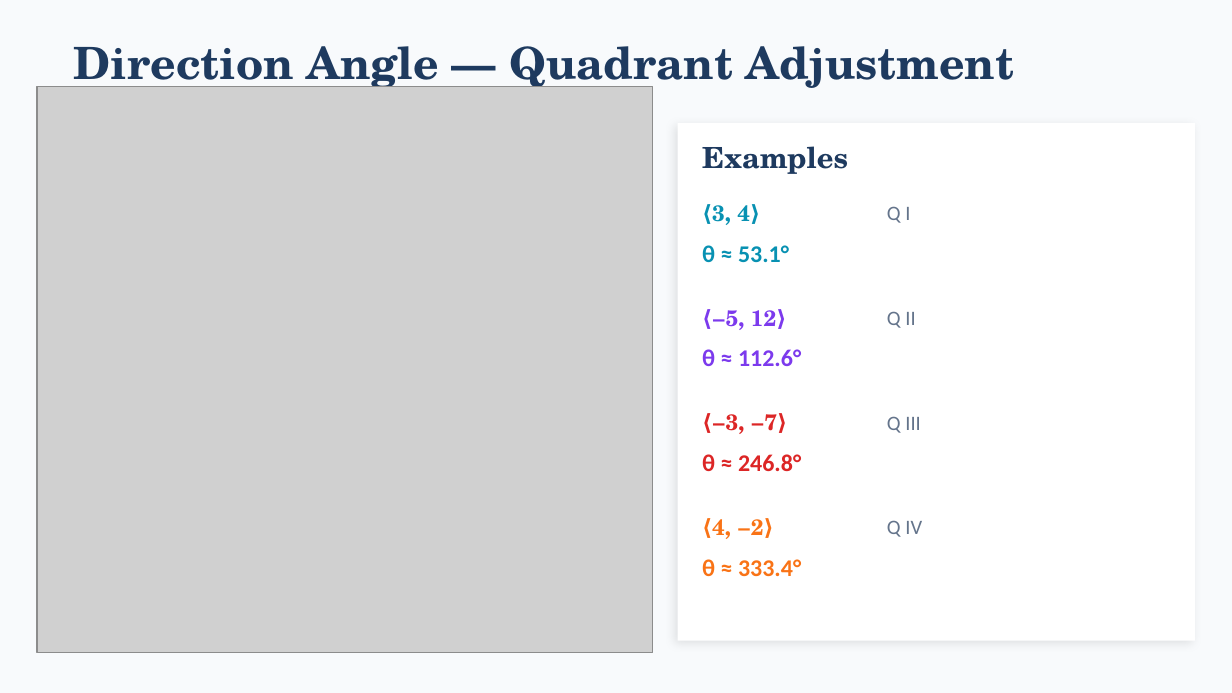
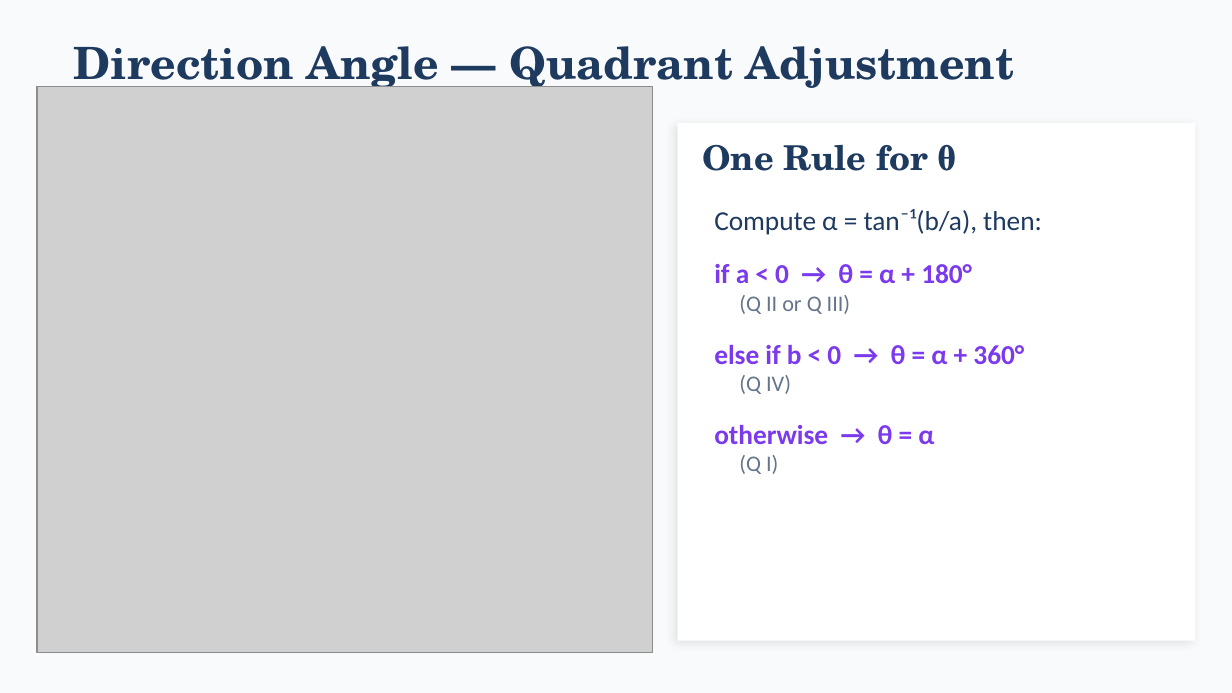
Before and after one commit to andrewhvolk/andrewhvolk.github.io, a slide deck: slide 9 of slides/Math130Unit3D.pptx. Drawn at 1232x693 pixels with LibreOffice and Linux fonts; fonts in the diff are those of the drawing; grey boxes stand for pictures. Boxes give left, top, right and bottom in pixels: in the first picture for what was removed or moved away, otherwise in the second. Text is boxed around its words. In the diff, an @@ line names an element or a change of style, - is before the commit and + after.

```diff
--- a/slides/Math130Unit3D.pptx
+++ b/slides/Math130Unit3D.pptx
@@ text at (x1=702, y1=144, x2=957, y2=171): text changed; size 17 to 20 pt @@
-Examples
+One Rule for θ
@@ text removed at (x1=712, y1=205, x2=750, y2=225) @@
-⟨3, 4⟩
@@ text added at (x1=714, y1=209, x2=1042, y2=474), 16 pt, text #7C3AED @@
+Compute α = tan⁻¹(b/a), then:
+if a < 0 → θ = α + 180°
+(Q II or Q III)
+else if b < 0 → θ = α + 360°
+(Q IV)
+otherwise → θ = α
+(Q I)
@@ text removed at (x1=887, y1=206, x2=910, y2=223) @@
-Q I
@@ text removed at (x1=702, y1=245, x2=789, y2=262) @@
-θ ≈ 53.1°
@@ text removed at (x1=712, y1=310, x2=776, y2=330) @@
-⟨−5, 12⟩
@@ text removed at (x1=887, y1=311, x2=915, y2=328) @@
-Q II
@@ text removed at (x1=702, y1=349, x2=801, y2=366) @@
-θ ≈ 112.6°
@@ text removed at (x1=712, y1=414, x2=777, y2=434) @@
-⟨−3, −7⟩
@@ text removed at (x1=887, y1=416, x2=920, y2=433) @@
-Q III
@@ text removed at (x1=702, y1=454, x2=801, y2=471) @@
-θ ≈ 246.8°
@@ text removed at (x1=712, y1=519, x2=763, y2=539) @@
-⟨4, −2⟩
@@ text removed at (x1=887, y1=520, x2=922, y2=537) @@
-Q IV
@@ text removed at (x1=702, y1=559, x2=801, y2=576) @@
-θ ≈ 333.4°
```
Also in this commit, not shown: 2 other slides changed, 2 other files.
